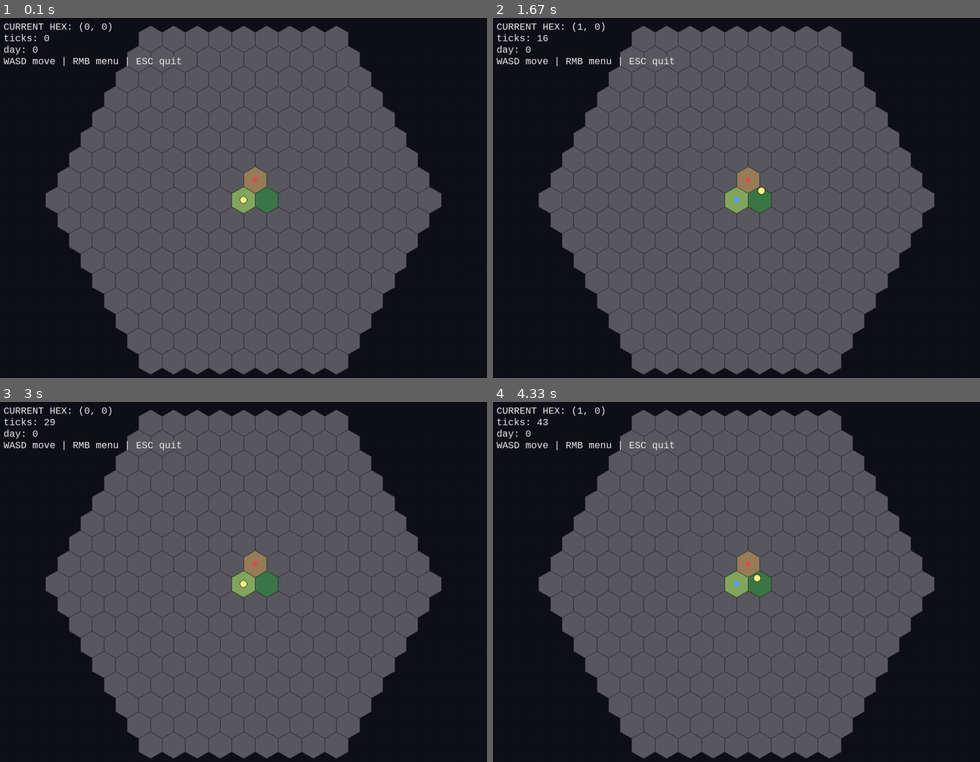
Above: before the commit, frames 1-4 (two rows, left to right).
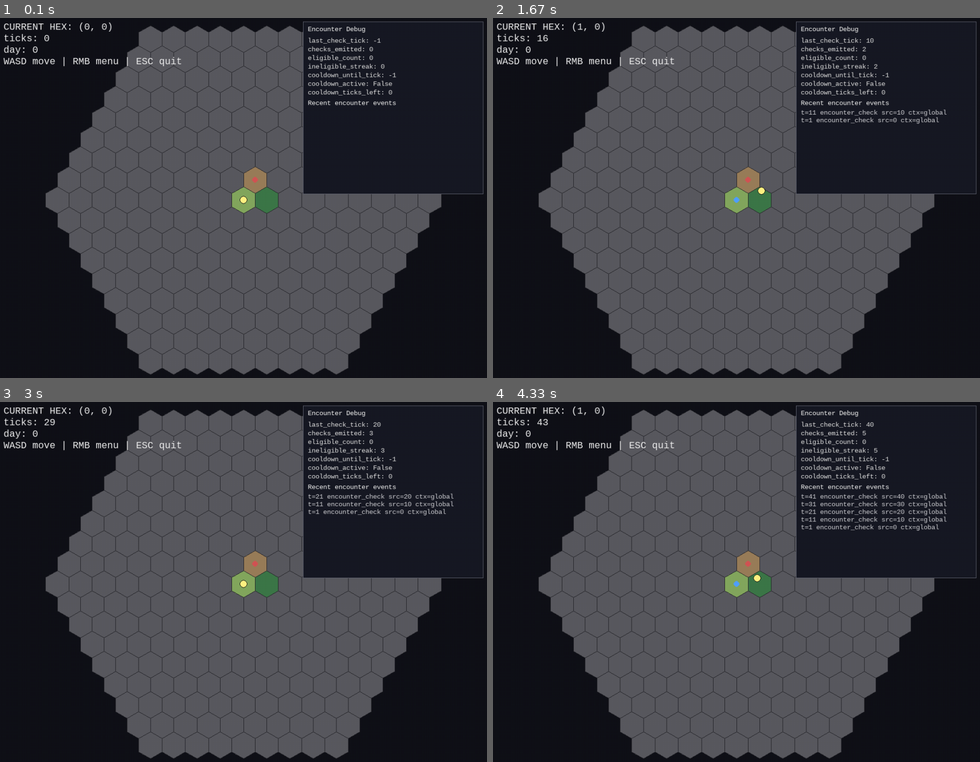
Above: after the commit, the same moments.

Repository: 7seasdotnet/Hexcrawler2
Game: pygame game, started from run_game.py
The game is run twice, just before and just after one commit, with the same random seed, the same clock (stepped at 60 frames per second) and the same inputs.
Inputs:
- Up to frame 1 (0.1 s): no input
- Up to frame 2 (1.67 s): hold D 0.33-0.8 s; hold W 0.83-1.13 s; hold D 1.17-1.63 s
- Up to frame 3 (3 s): hold A 1.67-2.2 s; hold S 2.23-2.53 s; hold A 2.57-2.97 s
- Up to frame 4 (4.33 s): hold W 3-3.37 s; hold D 3.4-4.03 s; hold S from 4.07 s (still down)

The runs differ from the first frame. In frame 1, 8.3% of the frame differs, in the area x 62-100%, y 0-49%; in frame 2, 8.4%; in frame 3, 8.5%; in frame 4, 8.6%.

Commit message:
Add read-only encounter debug panel to pygame viewer

Diff:
--- a/src/hexcrawler/cli/pygame_viewer.py
+++ b/src/hexcrawler/cli/pygame_viewer.py
@@ -7,6 +7,11 @@
 
 from hexcrawler.content.io import load_world_json
 from hexcrawler.sim.core import EntityState, Simulation, TICKS_PER_DAY
+from hexcrawler.sim.encounters import (
+    ENCOUNTER_CHECK_EVENT_TYPE,
+    ENCOUNTER_ROLL_EVENT_TYPE,
+    EncounterCheckModule,
+)
 from hexcrawler.sim.movement import axial_to_world_xy, normalized_vector, world_xy_to_axial
 from hexcrawler.sim.world import HexCoord
 
@@ -25,6 +30,7 @@
     "town": (80, 160, 255),
     "dungeon": (210, 85, 85),
 }
+ENCOUNTER_DEBUG_EVENT_LIMIT = 20
 
 
 @dataclass
@@ -158,6 +164,75 @@
         y += 24
 
 
+def _draw_encounter_debug_panel(screen: pygame.Surface, sim: Simulation, font: pygame.font.Font) -> None:
+    panel_rect = pygame.Rect(WINDOW_SIZE[0] - 388, 12, 376, 360)
+    pygame.draw.rect(screen, (24, 26, 36), panel_rect)
+    pygame.draw.rect(screen, (95, 98, 110), panel_rect, 1)
+
+    y = panel_rect.y + 8
+    header = font.render("Encounter Debug", True, (245, 245, 245))
+    screen.blit(header, (panel_rect.x + 10, y))
+    y += 24
+
+    module_present = sim.get_rule_module(EncounterCheckModule.name) is not None
+    if not module_present:
+        message = font.render("Encounter module not present", True, (220, 180, 130))
+        screen.blit(message, (panel_rect.x + 10, y))
+        return
+
+    state = sim.get_rules_state(EncounterCheckModule.name)
+    last_check_tick = int(state.get("last_check_tick", -1))
+    checks_emitted = int(state.get("checks_emitted", 0))
+    eligible_count = int(state.get("eligible_count", 0))
+    ineligible_streak = int(state.get("ineligible_streak", 0))
+    cooldown_until_tick = int(state.get("cooldown_until_tick", -1))
+
+    cooldown_active = sim.state.tick < cooldown_until_tick
+    cooldown_ticks_remaining = max(0, cooldown_until_tick - sim.state.tick)
+
+    kv_rows = [
+        ("last_check_tick", str(last_check_tick)),
+        ("checks_emitted", str(checks_emitted)),
+        ("eligible_count", str(eligible_count)),
+        ("ineligible_streak", str(ineligible_streak)),
+        ("cooldown_until_tick", str(cooldown_until_tick)),
+        ("cooldown_active", str(cooldown_active)),
+        ("cooldown_ticks_left", str(cooldown_ticks_remaining)),
+    ]
+    for key, value in kv_rows:
+        line = font.render(f"{key}: {value}", True, (224, 224, 224))
+        screen.blit(line, (panel_rect.x + 10, y))
+        y += 18
+
+    y += 4
+    list_header = font.render("Recent encounter events", True, (245, 245, 245))
+    screen.blit(list_header, (panel_rect.x + 10, y))
+    y += 20
+
+    filtered_trace = [
+        entry
+        for entry in sim.get_event_trace()
+        if entry.get("event_type") in {ENCOUNTER_CHECK_EVENT_TYPE, ENCOUNTER_ROLL_EVENT_TYPE}
+    ]
+    for entry in reversed(filtered_trace[-ENCOUNTER_DEBUG_EVENT_LIMIT:]):
+        params = entry.get("params", {})
+        tick = entry.get("tick")
+        event_type = entry.get("event_type")
+        source_tick = params.get("tick")
+        context = params.get("context")
+        roll = params.get("roll")
+        roll_text = f", roll={roll}" if roll is not None else ""
+        line = font.render(
+            f"t={tick} {event_type} src={source_tick} ctx={context}{roll_text}",
+            True,
+            (205, 205, 210),
+        )
+        screen.blit(line, (panel_rect.x + 10, y))
+        y += 16
+        if y > panel_rect.bottom - 16:
+            break
+
+
 def _draw_context_menu(
     screen: pygame.Surface,
     font: pygame.font.Font,
@@ -193,6 +268,7 @@
 def run_pygame_viewer(map_path: str = "content/examples/basic_map.json") -> None:
     world = load_world_json(map_path)
     sim = Simulation(world=world, seed=7)
+    sim.register_rule_module(EncounterCheckModule())
     sim.add_entity(EntityState.from_hex(entity_id=PLAYER_ID, hex_coord=HexCoord(0, 0), speed_per_tick=0.22))
     controller = SimulationController(sim=sim, entity_id=PLAYER_ID)
 
@@ -201,6 +277,7 @@
     screen = pygame.display.set_mode(WINDOW_SIZE)
     clock = pygame.time.Clock()
     font = pygame.font.SysFont("consolas", 22)
+    debug_font = pygame.font.SysFont("consolas", 16)
 
     center = (WINDOW_SIZE[0] / 2.0, WINDOW_SIZE[1] / 2.0)
     accumulator = 0.0
@@ -252,6 +329,7 @@
         if interpolated is not None:
             _draw_entity(screen, interpolated[0], interpolated[1], center)
         _draw_hud(screen, sim, font)
+        _draw_encounter_debug_panel(screen, sim, debug_font)
         _draw_context_menu(screen, font, context_menu)
         pygame.display.flip()
 
Not shown, changed: docs/STATUS.md
